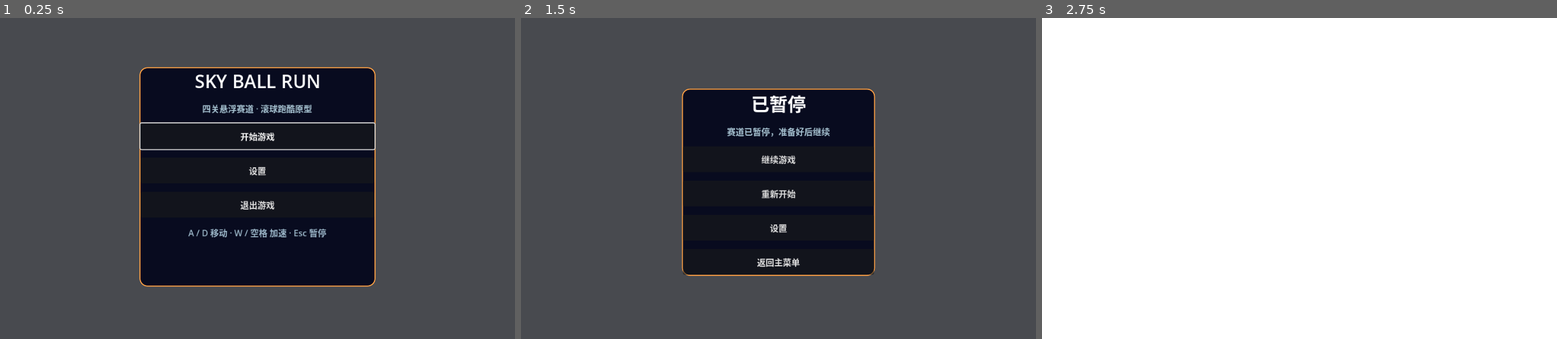
Above: before the commit, frames 1-3 (left to right).
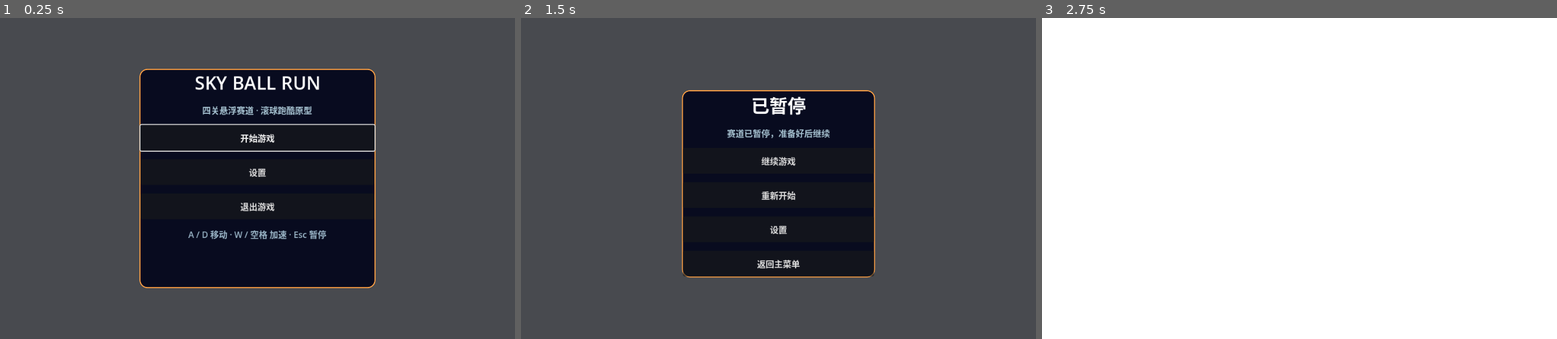
Above: after the commit, the same moments.

Repository: suwu344/SkyBallRun
Game: Godot game, scene res://scenes/main.tscn
The game is run twice, just before and just after one commit, with the same random seed, the same clock (stepped at 60 frames per second) and the same inputs.
Inputs (mouse positions are in pixels of both pictures, inside the frame that each line leads up to):
- Up to frame 1 (0.25 s): no input
- Up to frame 2 (1.5 s): click "开始游戏" at 0.5 s; tap Enter at 1.25 s; move the mouse to (891, 162) at 1.27 s; hold D from 1.28 s (still down); tap P at 1.35 s; click (891, 162) at 1.42 s
- Up to frame 3 (2.75 s): tap Space at 1.52 s; release D at 2 s; click "重新开始" at 2 s

The runs differ from the first frame. In frame 1, 3.3% of the frame differs, in the area x 27-73%, y 15-85%; in frame 2, 2.0%; in frame 3, nothing differs.

Commit message:
fix: remove fullscreen menu white screen

Diff:
--- a/scripts/menu_controller.gd
+++ b/scripts/menu_controller.gd
@@ -13,8 +13,6 @@
 var menu_title: Label
 var status_label: Label
 var main_start_button: Button
-var design_root: Control
-var design_canvas: Control
 
 func setup(game_node: Node) -> void:
 	game = game_node
@@ -31,20 +29,11 @@
 	menu_backdrop.mouse_filter = Control.MOUSE_FILTER_STOP
 	menu_layer.add_child(menu_backdrop)
 
-	design_root = Control.new()
-	design_root.set_anchors_and_offsets_preset(Control.PRESET_FULL_RECT)
-	design_root.resized.connect(_update_design_scale)
-	menu_layer.add_child(design_root)
-	get_viewport().size_changed.connect(_update_design_scale)
-	design_canvas = Control.new()
-	design_canvas.size = Vector2(960.0, 600.0)
-	design_canvas.mouse_filter = Control.MOUSE_FILTER_PASS
-	design_root.add_child(design_canvas)
-
 	main_panel = _create_panel("SKY BALL RUN", "四关悬浮赛道 · 滚球跑酷原型")
-	main_panel.position = Vector2(260, 92)
+	main_panel.set_anchors_preset(Control.PRESET_CENTER)
+	main_panel.position = Vector2(-220, -205)
 	main_panel.size = Vector2(440, 410)
-	design_canvas.add_child(main_panel)
+	menu_layer.add_child(main_panel)
 	var main_box := main_panel.get_child(0) as VBoxContainer
 	main_start_button = _add_button(main_box, "开始游戏", _on_start_pressed)
 	_add_button(main_box, "设置", _on_settings_pressed)
@@ -56,9 +45,10 @@
 	main_box.add_child(status_label)
 
 	pause_panel = _create_panel("已暂停", "赛道已暂停，准备好后继续")
-	pause_panel.position = Vector2(300, 132)
+	pause_panel.set_anchors_preset(Control.PRESET_CENTER)
+	pause_panel.position = Vector2(-180, -165)
 	pause_panel.size = Vector2(360, 330)
-	design_canvas.add_child(pause_panel)
+	menu_layer.add_child(pause_panel)
 	var pause_box := pause_panel.get_child(0) as VBoxContainer
 	_add_button(pause_box, "继续游戏", _on_resume_pressed)
 	_add_button(pause_box, "重新开始", _on_restart_pressed)
@@ -66,9 +56,10 @@
 	_add_button(pause_box, "返回主菜单", _on_main_menu_pressed)
 
 	settings_panel = _create_panel("设置", "设置会自动保存到本机")
-	settings_panel.position = Vector2(220, 68)
+	settings_panel.set_anchors_preset(Control.PRESET_CENTER)
+	settings_panel.position = Vector2(-260, -232.5)
 	settings_panel.size = Vector2(520, 465)
-	design_canvas.add_child(settings_panel)
+	menu_layer.add_child(settings_panel)
 	var settings_box := settings_panel.get_child(0) as VBoxContainer
 	var volume_label := Label.new()
 	volume_label.text = "主音量"
@@ -99,16 +90,6 @@
 	_hide_all()
 	# Keep the main menu usable from keyboard immediately after launch.
 	main_start_button.focus_mode = Control.FOCUS_ALL
-	_update_design_scale()
-
-func _update_design_scale() -> void:
-	if design_root == null or design_canvas == null:
-		return
-	var viewport_size: Vector2 = get_viewport().get_visible_rect().size
-	var scale_factor: float = min(viewport_size.x / 960.0, viewport_size.y / 600.0)
-	var final_scale: float = max(0.75, scale_factor)
-	design_canvas.scale = Vector2.ONE * final_scale
-	design_canvas.position = (viewport_size - design_canvas.size * final_scale) * 0.5
 
 func _create_panel(title_text: String, subtitle_text: String) -> PanelContainer:
 	var panel := PanelContainer.new()
